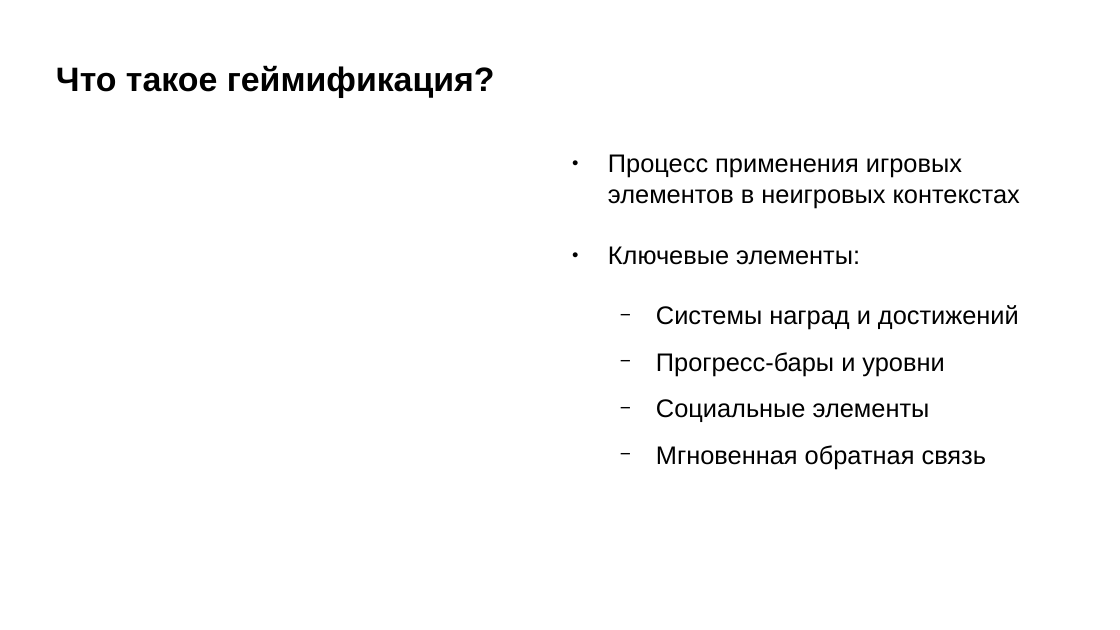
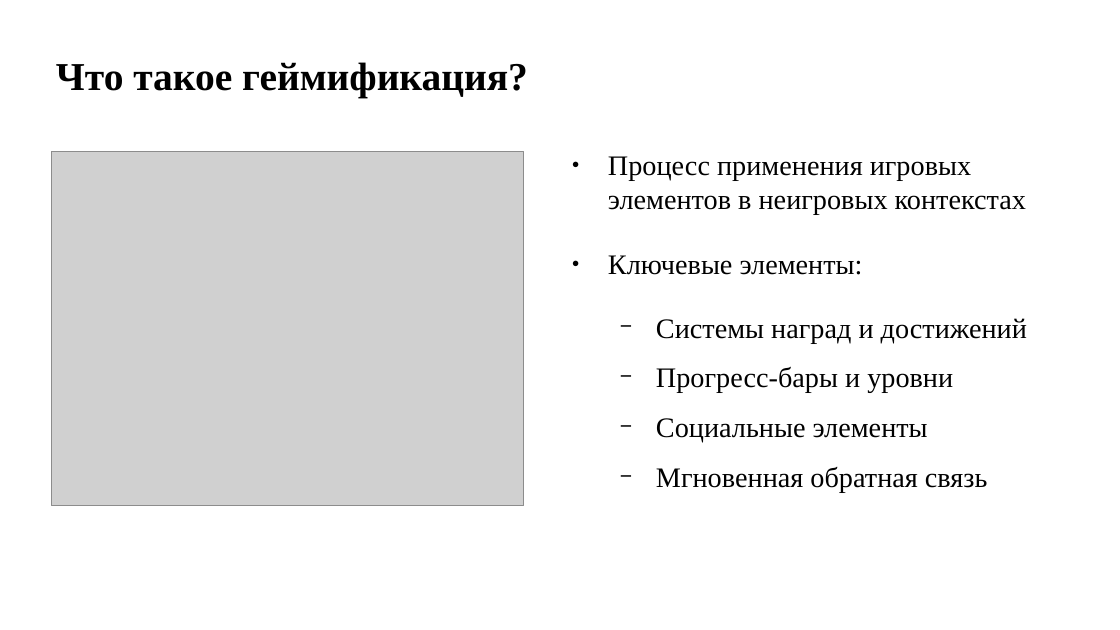
Before and after one commit to pagamov/pagamov_bot, a slide deck: slide 4 of docs/Гамов_Презентация Отчет НИР_26.pptx. Drawn at 1120x630 pixels with LibreOffice and Linux fonts; fonts in the diff are those of the drawing; grey boxes stand for pictures. Boxes give left, top, right and bottom in pixels: in the first picture for what was removed or moved away, otherwise in the second. Text is boxed around its words. In the diff, an @@ line names an element or a change of style, - is before the commit and + after.

```diff
--- a/docs/Гамов_Презентация Отчет НИР_26.pptx
+++ b/docs/Гамов_Презентация Отчет НИР_26.pptx
@@ title "Что такое геймификация?" at [56, 62, 528, 98]: size 24 to 28 pt, font Arial to Times New Roman; line spacing 1 to 0.9 @@
@@ text "Процесс применения игровых элементов в ..." at [608, 156, 1027, 492]: size 18 to 20 pt, font Arial to Times New Roman; line spacing 1 to 0.9 @@
@@ picture added at [51, 151, 523, 506] @@
```
Also in this commit, not shown: 21 other slides changed, 2 slides removed, 2 other files.
